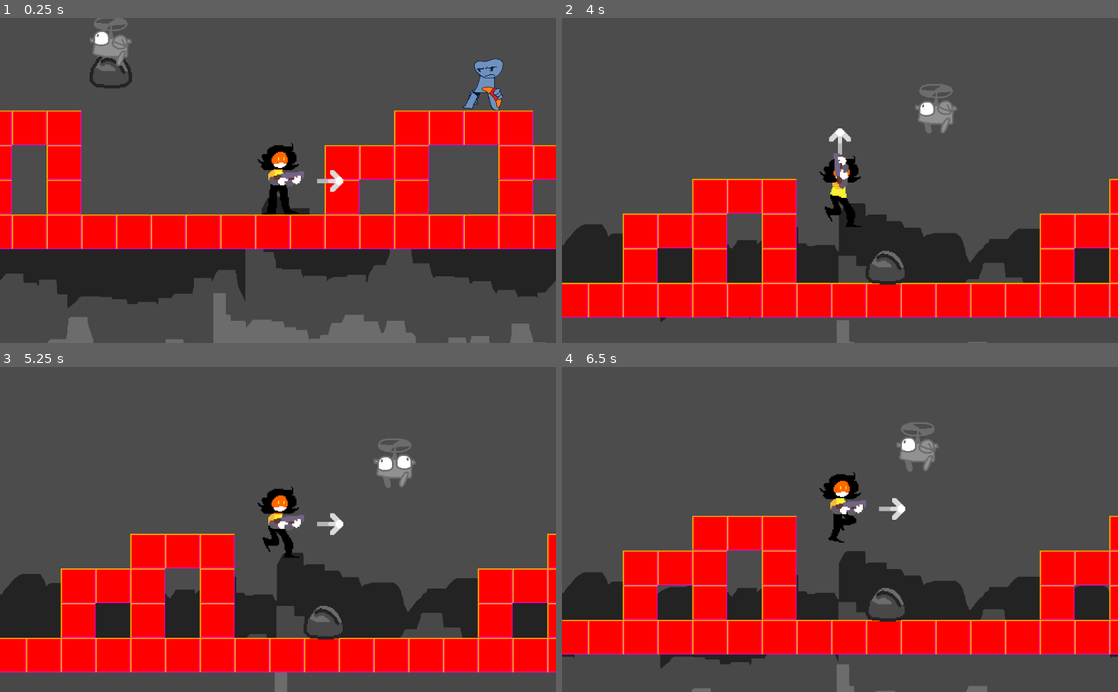
Above: before the commit, frames 1-4 (two rows, left to right).
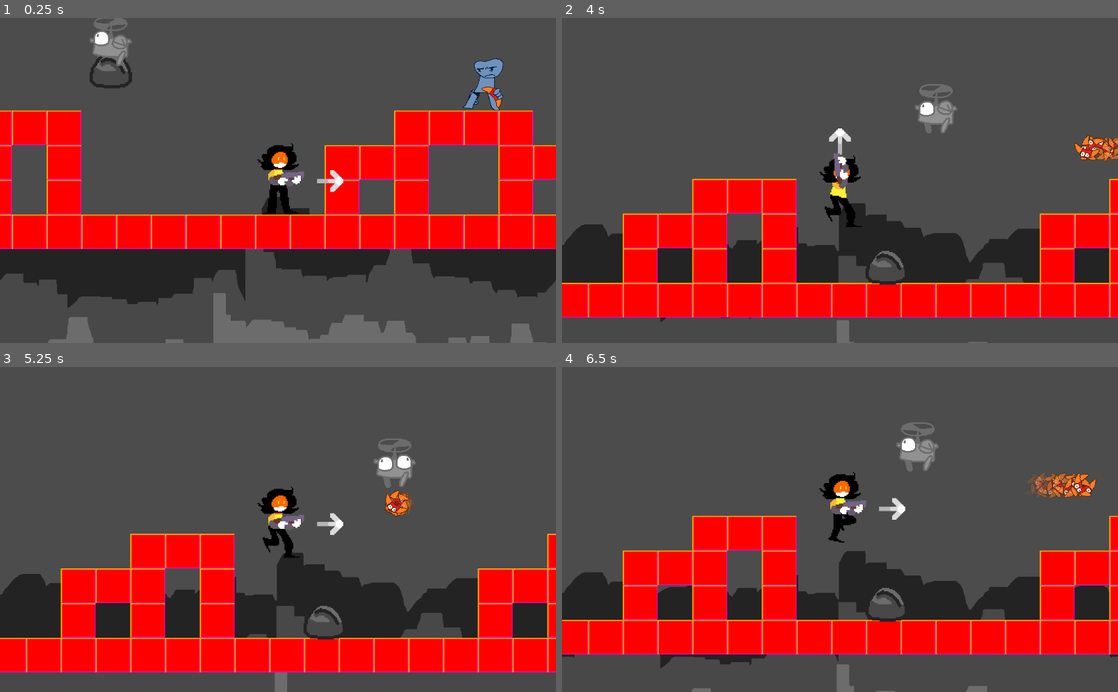
Above: after the commit, the same moments.

Repository: loopies2600/Sillarium
Game: Godot game, scene res://scenes/Levels/Test/TestScene.tscn
Two runs of this game, one before a commit and one after it. Both use one fixed random seed, a clock stepped at 60 frames per second and the inputs below. This scene is started directly instead of the project's main scene.
Inputs:
- Up to frame 1 (0.25 s): no input
- Up to frame 2 (4 s): hold C (input_hold) 0.53-1.28 s; tap Up (jump) at 0.77, 1.52, 3.02, 3.77 s; tap S (look_down) at 1.35 s; hold A (look_left) 2.03-2.78 s; tap D (look_right) at 2.85 s; hold W (look_up) from 3.53 s (still down)
- Up to frame 3 (5.25 s): release W (look_up) at 4.28 s; tap Down (shoot) at 4.35 s; tap Up (jump) at 4.52 s; hold C (input_hold) from 5.03 s (still down)
- Up to frame 4 (6.5 s): release C (input_hold) at 5.78 s; tap S (look_down) at 5.85 s; tap Up (jump) at 6.02 s

The runs differ from the first frame. In frame 1, less than 0.1% of the frame differs, in the area x 84-87%, y 22-27%; in frame 2, 0.5%; in frame 3, 0.3%; in frame 4, 0.7%, in the area x 83-97%, y 32-41%.

Commit message:
caranon animacion basica (lupis ud ya sabe que hacer xd)

Diff:
--- a/scenes/enemy/buma/Boomerang.tscn
+++ b/scenes/enemy/buma/Boomerang.tscn
@@ -1,8 +1,9 @@
 [gd_scene load_steps=5 format=2]
 
-[ext_resource path="res://sprites/buma/bumatom_boomerang.png" type="Texture" id=1]
+[ext_resource path="res://sprites/enemy/buma/bumatom_boomerang.png" type="Texture" id=1]
 [ext_resource path="res://scenes/enemy/buma/BoomerangController.gd" type="Script" id=2]
 [ext_resource path="res://scenes/enemy/buma/BoomerangParticle.tscn" type="PackedScene" id=3]
+
 
 [sub_resource type="CircleShape2D" id=1]
 
--- a/scenes/enemy/buma/BoomerangParticle.tscn
+++ b/scenes/enemy/buma/BoomerangParticle.tscn
@@ -1,7 +1,8 @@
 [gd_scene load_steps=4 format=2]
 
-[ext_resource path="res://sprites/buma/bumatom_boomerang.png" type="Texture" id=1]
+[ext_resource path="res://sprites/enemy/buma/bumatom_boomerang.png" type="Texture" id=1]
 [ext_resource path="res://scenes/enemy/buma/SpriteFader.gd" type="Script" id=2]
+
 
 
 
--- a/scenes/enemy/buma/Buma.tscn
+++ b/scenes/enemy/buma/Buma.tscn
@@ -1,13 +1,13 @@
 [gd_scene load_steps=22 format=2]
 
 [ext_resource path="res://scenes/enemy/buma/Boomerang.tscn" type="PackedScene" id=1]
-[ext_resource path="res://sprites/buma/bumatom_head_idle_2.png" type="Texture" id=2]
-[ext_resource path="res://sprites/buma/bumatom_handL.png" type="Texture" id=3]
-[ext_resource path="res://sprites/buma/buma_tom_sheet.png" type="Texture" id=4]
-[ext_resource path="res://sprites/buma/bumatom_handL_hold.png" type="Texture" id=5]
-[ext_resource path="res://sprites/buma/bumatom_head_idle_1.png" type="Texture" id=6]
+[ext_resource path="res://sprites/enemy/buma/bumatom_head_idle_2.png" type="Texture" id=2]
+[ext_resource path="res://sprites/enemy/buma/bumatom_handL.png" type="Texture" id=3]
+[ext_resource path="res://sprites/enemy/buma/buma_tom_sheet.png" type="Texture" id=4]
+[ext_resource path="res://sprites/enemy/buma/bumatom_handL_hold.png" type="Texture" id=5]
+[ext_resource path="res://sprites/enemy/buma/bumatom_head_idle_1.png" type="Texture" id=6]
 [ext_resource path="res://scenes/enemy/buma/BumaController.gd" type="Script" id=7]
-[ext_resource path="res://sprites/buma/buma_head_sheet.png" type="Texture" id=8]
+[ext_resource path="res://sprites/enemy/buma/buma_head_sheet.png" type="Texture" id=8]
 
 [sub_resource type="AtlasTexture" id=1]
 atlas = ExtResource( 4 )
@@ -44,14 +44,14 @@
 
 [sub_resource type="SpriteFrames" id=7]
 animations = [ {
+"frames": [ ExtResource( 3 ) ],
+"loop": true,
+"name": "NotHolding",
+"speed": 1.0
+}, {
 "frames": [ ExtResource( 5 ) ],
 "loop": true,
 "name": "Holding",
-"speed": 1.0
-}, {
-"frames": [ ExtResource( 3 ) ],
-"loop": true,
-"name": "NotHolding",
 "speed": 1.0
 } ]
 
@@ -342,6 +342,20 @@
 "update": 0,
 "values": [ Vector2( 30, -28 ) ]
 }
+tracks/9/type = "method"
+tracks/9/path = NodePath("../..")
+tracks/9/interp = 1
+tracks/9/loop_wrap = true
+tracks/9/imported = false
+tracks/9/enabled = true
+tracks/9/keys = {
+"times": PoolRealArray( 1 ),
+"transitions": PoolRealArray( 1 ),
+"values": [ {
+"args": [  ],
+"method": "DeleteSelf"
+} ]
+}
 
 [sub_resource type="Animation" id=11]
 length = 1.5
@@ -508,15 +522,16 @@
 texture = SubResource( 2 )
 
 [node name="Head" type="AnimatedSprite" parent="Graphics/Legs/Body"]
-position = Vector2( 0, -28 )
+position = Vector2( 1.19209e-07, -28 )
 z_index = 1
 frames = SubResource( 5 )
 animation = "Idle"
+frame = 4
 playing = true
 
 [node name="HandR" type="Sprite" parent="Graphics/Legs/Body"]
 position = Vector2( 21.3768, 29.9175 )
-rotation = -0.311064
+rotation = -0.24541
 z_index = -1
 texture = SubResource( 6 )
 
@@ -542,7 +557,3 @@
 
 [node name="ThrowTimer" type="Timer" parent="."]
 one_shot = true
-
-[node name="VisibilityNotifier2D" type="VisibilityNotifier2D" parent="."]
-position = Vector2( 2, 4.99999 )
-scale = Vector2( 3.8, 5.3 )
--- a/scenes/enemy/buma/BumaController.gd
+++ b/scenes/enemy/buma/BumaController.gd
@@ -25,7 +25,6 @@
 	throwTimer.connect("timeout", self, "OnThrowTimerTimeout")
 	connect("area_entered", self, "OnHitboxEntered")
 	connect("DestroySelf", self, "OnDestruction")
-	$VisibilityNotifier2D.connect("screen_exited", self, "OnScreenExited")
 
 	# Empieza el timer
 	throwTimer.wait_time = throwTime
@@ -86,7 +85,7 @@
 func DisableHitbox():
 	$CollisionShape2D.disabled = true
 
-func OnScreenExited():
+func DeleteSelf():
 	queue_free()
 
 func OnDestruction():
--- a/scenes/enemy/lebipi/Lebipi.tscn
+++ b/scenes/enemy/lebipi/Lebipi.tscn
@@ -1,13 +1,14 @@
 [gd_scene load_steps=21 format=2]
 
-[ext_resource path="res://sprites/lebipi/lebipi_eyes.png" type="Texture" id=1]
-[ext_resource path="res://sprites/lebipi/lebipi_rotor_1.png" type="Texture" id=2]
-[ext_resource path="res://sprites/lebipi/lebipi_rotor_2.png" type="Texture" id=3]
-[ext_resource path="res://sprites/lebipi/lebipi_sheet.png" type="Texture" id=4]
+[ext_resource path="res://sprites/enemy/lebipi/lebipi_eyes.png" type="Texture" id=1]
+[ext_resource path="res://sprites/enemy/lebipi/lebipi_rotor_1.png" type="Texture" id=2]
+[ext_resource path="res://sprites/enemy/lebipi/lebipi_rotor_2.png" type="Texture" id=3]
+[ext_resource path="res://sprites/enemy/lebipi/lebipi_sheet.png" type="Texture" id=4]
 [ext_resource path="res://scenes/enemy/lebipi/LebipiController.gd" type="Script" id=5]
 [ext_resource path="res://sprites/debug/debug_target.png" type="Texture" id=6]
 [ext_resource path="res://sprites/debug/debug_pointer.png" type="Texture" id=7]
 [ext_resource path="res://scenes/enemy/lebipi/LebipiRock.tscn" type="PackedScene" id=8]
+
 
 [sub_resource type="AtlasTexture" id=1]
 atlas = ExtResource( 4 )
--- a/scenes/enemy/lebipi/LebipiRock.tscn
+++ b/scenes/enemy/lebipi/LebipiRock.tscn
@@ -1,7 +1,8 @@
 [gd_scene load_steps=4 format=2]
 
-[ext_resource path="res://sprites/lebipi/lebipi_sheet.png" type="Texture" id=1]
+[ext_resource path="res://sprites/enemy/lebipi/lebipi_sheet.png" type="Texture" id=1]
 [ext_resource path="res://scenes/enemy/lebipi/LebipiRockController.gd" type="Script" id=2]
+
 
 [sub_resource type="AtlasTexture" id=1]
 atlas = ExtResource( 1 )
--- a/scenes/enemy/pinataman/PinataMan.tscn
+++ b/scenes/enemy/pinataman/PinataMan.tscn
@@ -1,9 +1,10 @@
 [gd_scene load_steps=8 format=2]
 
-[ext_resource path="res://sprites/pinataman/pinataman.png" type="Texture" id=1]
-[ext_resource path="res://sprites/pinataman/pinataman_explode_2.png" type="Texture" id=2]
-[ext_resource path="res://sprites/pinataman/pinataman_explode_1.png" type="Texture" id=3]
+[ext_resource path="res://sprites/enemy/pinataman/pinataman.png" type="Texture" id=1]
+[ext_resource path="res://sprites/enemy/pinataman/pinataman_explode_2.png" type="Texture" id=2]
+[ext_resource path="res://sprites/enemy/pinataman/pinataman_explode_1.png" type="Texture" id=3]
 [ext_resource path="res://scenes/enemy/pinataman/PinataManController.gd" type="Script" id=4]
+
 
 [sub_resource type="CircleShape2D" id=1]
 radius = 24.0
--- /dev/null
+++ b/scenes/enemy/shellshocker/Caranon.tscn
@@ -0,0 +1,302 @@
+[gd_scene load_steps=13 format=2]
+
+[ext_resource path="res://sprites/enemy/shellshocker/shell_shocker_sheet.png" type="Texture" id=1]
+
+[sub_resource type="AtlasTexture" id=1]
+atlas = ExtResource( 1 )
+region = Rect2( 11, 49, 45, 43 )
+
+[sub_resource type="AtlasTexture" id=2]
+atlas = ExtResource( 1 )
+region = Rect2( 71, 47, 34, 47 )
+
+[sub_resource type="AtlasTexture" id=3]
+atlas = ExtResource( 1 )
+region = Rect2( 68, 4, 41, 36 )
+
+[sub_resource type="AtlasTexture" id=4]
+atlas = ExtResource( 1 )
+region = Rect2( 25, 16, 21, 11 )
+
+[sub_resource type="AtlasTexture" id=5]
+atlas = ExtResource( 1 )
+region = Rect2( 3, 1, 7, 11 )
+
+[sub_resource type="AtlasTexture" id=6]
+atlas = ExtResource( 1 )
+region = Rect2( 3, 1, 7, 10 )
+
+[sub_resource type="AtlasTexture" id=7]
+atlas = ExtResource( 1 )
+region = Rect2( 90, 98, 19, 22 )
+
+[sub_resource type="AtlasTexture" id=8]
+atlas = ExtResource( 1 )
+region = Rect2( 6, 38, 12, 6 )
+
+[sub_resource type="Animation" id=9]
+resource_name = "Firing"
+length = 0.5
+tracks/0/type = "value"
+tracks/0/path = NodePath("Shell/Head/Eyes:position")
+tracks/0/interp = 1
+tracks/0/loop_wrap = true
+tracks/0/imported = false
+tracks/0/enabled = true
+tracks/0/keys = {
+"times": PoolRealArray( 0, 0.1, 0.5 ),
+"transitions": PoolRealArray( 1, 1, 1 ),
+"update": 0,
+"values": [ Vector2( 5, -16 ), Vector2( 5, -13 ), Vector2( 5, -16 ) ]
+}
+tracks/1/type = "value"
+tracks/1/path = NodePath("Shell/Head/Eyes:rotation_degrees")
+tracks/1/interp = 1
+tracks/1/loop_wrap = true
+tracks/1/imported = false
+tracks/1/enabled = true
+tracks/1/keys = {
+"times": PoolRealArray( 0, 0.1, 0.5 ),
+"transitions": PoolRealArray( 1, 1, 1 ),
+"update": 0,
+"values": [ 0.0, 0.0, 0.0 ]
+}
+tracks/2/type = "value"
+tracks/2/path = NodePath("Shell/Head/Mouth:position")
+tracks/2/interp = 1
+tracks/2/loop_wrap = true
+tracks/2/imported = false
+tracks/2/enabled = true
+tracks/2/keys = {
+"times": PoolRealArray( 0, 0.1, 0.5 ),
+"transitions": PoolRealArray( 1, 1, 1 ),
+"update": 0,
+"values": [ Vector2( 5, 7 ), Vector2( 5, 9 ), Vector2( 5, 7 ) ]
+}
+tracks/3/type = "value"
+tracks/3/path = NodePath("Shell/Head/Mouth:rotation_degrees")
+tracks/3/interp = 1
+tracks/3/loop_wrap = true
+tracks/3/imported = false
+tracks/3/enabled = true
+tracks/3/keys = {
+"times": PoolRealArray( 0, 0.1, 0.5 ),
+"transitions": PoolRealArray( 1, 1, 1 ),
+"update": 0,
+"values": [ 0.0, 0.0, 0.0 ]
+}
+tracks/4/type = "value"
+tracks/4/path = NodePath("Shell/Head/Cannon:position")
+tracks/4/interp = 1
+tracks/4/loop_wrap = true
+tracks/4/imported = false
+tracks/4/enabled = true
+tracks/4/keys = {
+"times": PoolRealArray( 0, 0.1, 0.5 ),
+"transitions": PoolRealArray( 1, 1, 1 ),
+"update": 0,
+"values": [ Vector2( 4, -33 ), Vector2( 4, -29 ), Vector2( 4, -33 ) ]
+}
+tracks/5/type = "value"
+tracks/5/path = NodePath("Shell/Head/Cannon:rotation_degrees")
+tracks/5/interp = 1
+tracks/5/loop_wrap = true
+tracks/5/imported = false
+tracks/5/enabled = true
+tracks/5/keys = {
+"times": PoolRealArray( 0, 0.1, 0.5 ),
+"transitions": PoolRealArray( 1, 1, 1 ),
+"update": 0,
+"values": [ 0.0, 0.0, 0.0 ]
+}
+tracks/6/type = "value"
+tracks/6/path = NodePath("Shell/Head/Eyes/PupilL:texture:region")
+tracks/6/interp = 1
+tracks/6/loop_wrap = true
+tracks/6/imported = false
+tracks/6/enabled = true
+tracks/6/keys = {
+"times": PoolRealArray( 0, 0.1, 0.5 ),
+"transitions": PoolRealArray( 1, 1, 1 ),
+"update": 1,
+"values": [ Rect2( 3, 1, 7, 11 ), Rect2( 13, 3, 8, 9 ), Rect2( 3, 1, 7, 11 ) ]
+}
+tracks/7/type = "value"
+tracks/7/path = NodePath("Shell/Head/Eyes/PupilR:texture:region")
+tracks/7/interp = 1
+tracks/7/loop_wrap = true
+tracks/7/imported = false
+tracks/7/enabled = true
+tracks/7/keys = {
+"times": PoolRealArray( 0, 0.1, 0.5 ),
+"transitions": PoolRealArray( 1, 1, 1 ),
+"update": 1,
+"values": [ Rect2( 3, 1, 7, 11 ), Rect2( 13, 2, 8, 10 ), Rect2( 3, 1, 7, 10 ) ]
+}
+tracks/8/type = "value"
+tracks/8/path = NodePath("Shell/Head/Mouth:texture:region")
+tracks/8/interp = 1
+tracks/8/loop_wrap = true
+tracks/8/imported = false
+tracks/8/enabled = true
+tracks/8/keys = {
+"times": PoolRealArray( 0, 0.1, 0.5 ),
+"transitions": PoolRealArray( 1, 1, 1 ),
+"update": 1,
+"values": [ Rect2( 6, 38, 12, 6 ), Rect2( 22, 38, 11, 3 ), Rect2( 6, 38, 12, 6 ) ]
+}
+
+[sub_resource type="Animation" id=10]
+resource_name = "Slithering"
+loop = true
+tracks/0/type = "value"
+tracks/0/path = NodePath("Shell:position")
+tracks/0/interp = 1
+tracks/0/loop_wrap = true
+tracks/0/imported = false
+tracks/0/enabled = true
+tracks/0/keys = {
+"times": PoolRealArray( 0, 0.5, 1 ),
+"transitions": PoolRealArray( 1, 1, 1 ),
+"update": 0,
+"values": [ Vector2( 0, 0 ), Vector2( 2, 0 ), Vector2( 0, 0 ) ]
+}
+tracks/1/type = "value"
+tracks/1/path = NodePath("Shell:rotation_degrees")
+tracks/1/interp = 1
+tracks/1/loop_wrap = true
+tracks/1/imported = false
+tracks/1/enabled = true
+tracks/1/keys = {
+"times": PoolRealArray( 0, 0.5, 1 ),
+"transitions": PoolRealArray( 1, 1, 1 ),
+"update": 0,
+"values": [ 0.0, 0.0, 0.0 ]
+}
+tracks/2/type = "value"
+tracks/2/path = NodePath("Shell/Head:position")
+tracks/2/interp = 1
+tracks/2/loop_wrap = true
+tracks/2/imported = false
+tracks/2/enabled = true
+tracks/2/keys = {
+"times": PoolRealArray( 0, 0.5, 1 ),
+"transitions": PoolRealArray( 1, 1, 1 ),
+"update": 0,
+"values": [ Vector2( 26, -2 ), Vector2( 23, -2 ), Vector2( 26, -2 ) ]
+}
+tracks/3/type = "value"
+tracks/3/path = NodePath("Shell/Head:rotation_degrees")
+tracks/3/interp = 1
+tracks/3/loop_wrap = true
+tracks/3/imported = false
+tracks/3/enabled = true
+tracks/3/keys = {
+"times": PoolRealArray( 0, 0.5, 1 ),
+"transitions": PoolRealArray( 1, 1, 1 ),
+"update": 0,
+"values": [ 0.0, 0.0, 0.0 ]
+}
+tracks/4/type = "value"
+tracks/4/path = NodePath("Shell/Head/Eyes:position")
+tracks/4/interp = 1
+tracks/4/loop_wrap = true
+tracks/4/imported = false
+tracks/4/enabled = true
+tracks/4/keys = {
+"times": PoolRealArray( 0, 0.5 ),
+"transitions": PoolRealArray( 1, 1 ),
+"update": 0,
+"values": [ Vector2( 5, -16 ), Vector2( 5, -18 ) ]
+}
+tracks/5/type = "value"
+tracks/5/path = NodePath("Shell/Head/Eyes:rotation_degrees")
+tracks/5/interp = 1
+tracks/5/loop_wrap = true
+tracks/5/imported = false
+tracks/5/enabled = true
+tracks/5/keys = {
+"times": PoolRealArray( 0, 0.5 ),
+"transitions": PoolRealArray( 1, 1 ),
+"update": 0,
+"values": [ 0.0, 0.0 ]
+}
+tracks/6/type = "value"
+tracks/6/path = NodePath("Shell/Head/Cannon:position")
+tracks/6/interp = 1
+tracks/6/loop_wrap = true
+tracks/6/imported = false
+tracks/6/enabled = true
+tracks/6/keys = {
+"times": PoolRealArray( 0, 0.5 ),
+"transitions": PoolRealArray( 1, 1 ),
+"update": 0,
+"values": [ Vector2( 4, -33 ), Vector2( 4, -32 ) ]
+}
+tracks/7/type = "value"
+tracks/7/path = NodePath("Shell/Head/Cannon:rotation_degrees")
+tracks/7/interp = 1
+tracks/7/loop_wrap = true
+tracks/7/imported = false
+tracks/7/enabled = true
+tracks/7/keys = {
+"times": PoolRealArray( 0, 0.5 ),
+"transitions": PoolRealArray( 1, 1 ),
+"update": 0,
+"values": [ 0.0, 0.0 ]
+}
+
+[sub_resource type="RectangleShape2D" id=11]
+extents = Vector2( 29, 20 )
+
+[node name="Caranon" type="Area2D"]
+
+[node name="Graphics" type="Node2D" parent="."]
+position = Vector2( -30, -21 )
+
+[node name="Shell" type="Sprite" parent="Graphics"]
+texture = SubResource( 1 )
+
+[node name="Head" type="Sprite" parent="Graphics/Shell"]
+position = Vector2( 26, -2 )
+z_index = -1
+texture = SubResource( 2 )
+
+[node name="Eyes" type="Sprite" parent="Graphics/Shell/Head"]
+position = Vector2( 5, -16 )
+scale = Vector2( 0.8, 0.9 )
+z_index = 1
+texture = SubResource( 3 )
+
+[node name="Eyebrows" type="Sprite" parent="Graphics/Shell/Head/Eyes"]
+position = Vector2( -1, -16 )
+texture = SubResource( 4 )
+
+[node name="PupilL" type="Sprite" parent="Graphics/Shell/Head/Eyes"]
+position = Vector2( -9, 0 )
+texture = SubResource( 5 )
+
+[node name="PupilR" type="Sprite" parent="Graphics/Shell/Head/Eyes"]
+position = Vector2( 9, -1 )
+texture = SubResource( 6 )
+flip_h = true
+
+[node name="Cannon" type="Sprite" parent="Graphics/Shell/Head"]
+position = Vector2( 4, -33 )
+texture = SubResource( 7 )
+
+[node name="Mouth" type="Sprite" parent="Graphics/Shell/Head"]
+position = Vector2( 5, 7 )
+texture = SubResource( 8 )
+
+[node name="AnimationPlayer" type="AnimationPlayer" parent="Graphics"]
+anims/Firing = SubResource( 9 )
+anims/Slithering = SubResource( 10 )
+
+[node name="CollisionShape2D" type="CollisionShape2D" parent="."]
+visible = false
+position = Vector2( -18, -20 )
+shape = SubResource( 11 )
+
+[node name="BulletStartPosition" type="Position2D" parent="."]
+position = Vector2( 0, -65 )
Not shown, removed: sprites/buma/buma_head_sheet.png.import
Not shown, removed: sprites/buma/buma_tom_sheet.png.import
Not shown, removed: sprites/buma/bumatom_boomerang.png.import
Not shown, removed: sprites/buma/bumatom_handL.png.import
Not shown, removed: sprites/buma/bumatom_handL_hold.png.import
Not shown, removed: sprites/buma/bumatom_head_idle_1.png.import
Not shown, removed: sprites/buma/bumatom_head_idle_2.png.import
Renamed: sprites/buma/buma_head_sheet.png -> sprites/enemy/buma/buma_head_sheet.png
Not shown, added: sprites/enemy/buma/buma_head_sheet.png.import
Renamed: sprites/buma/buma_tom_sheet.png -> sprites/enemy/buma/buma_tom_sheet.png
Not shown, added: sprites/enemy/buma/buma_tom_sheet.png.import
Renamed: sprites/buma/bumatom_boomerang.png -> sprites/enemy/buma/bumatom_boomerang.png
(and 35 more such lines)
